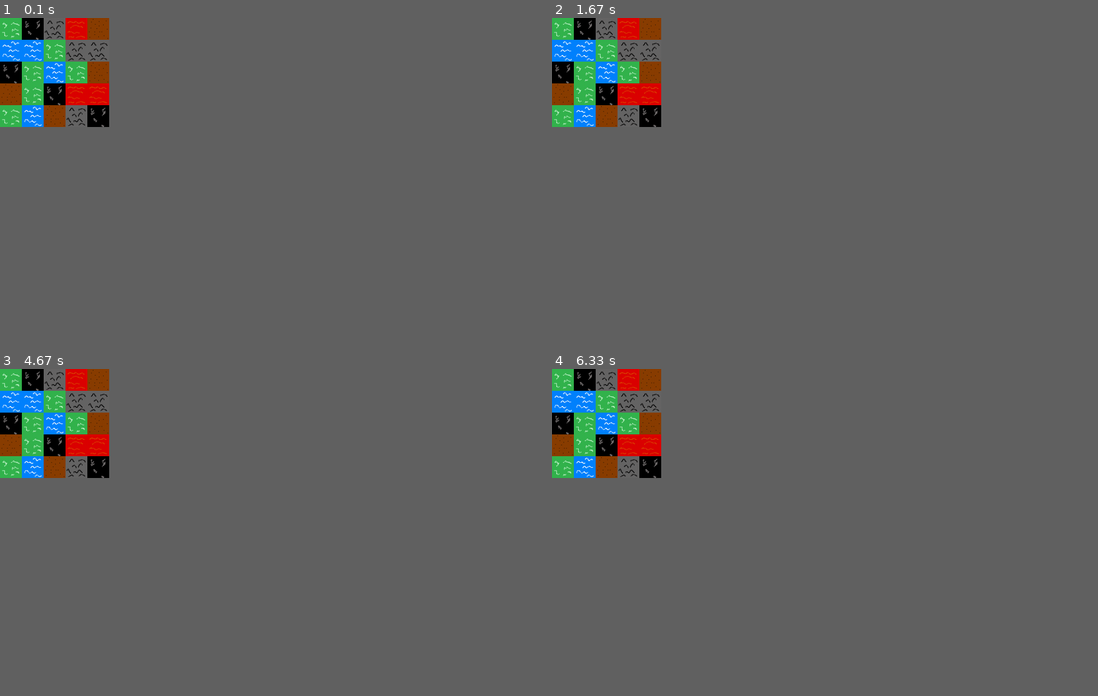
Above: before the commit, frames 1-4 (two rows, left to right).
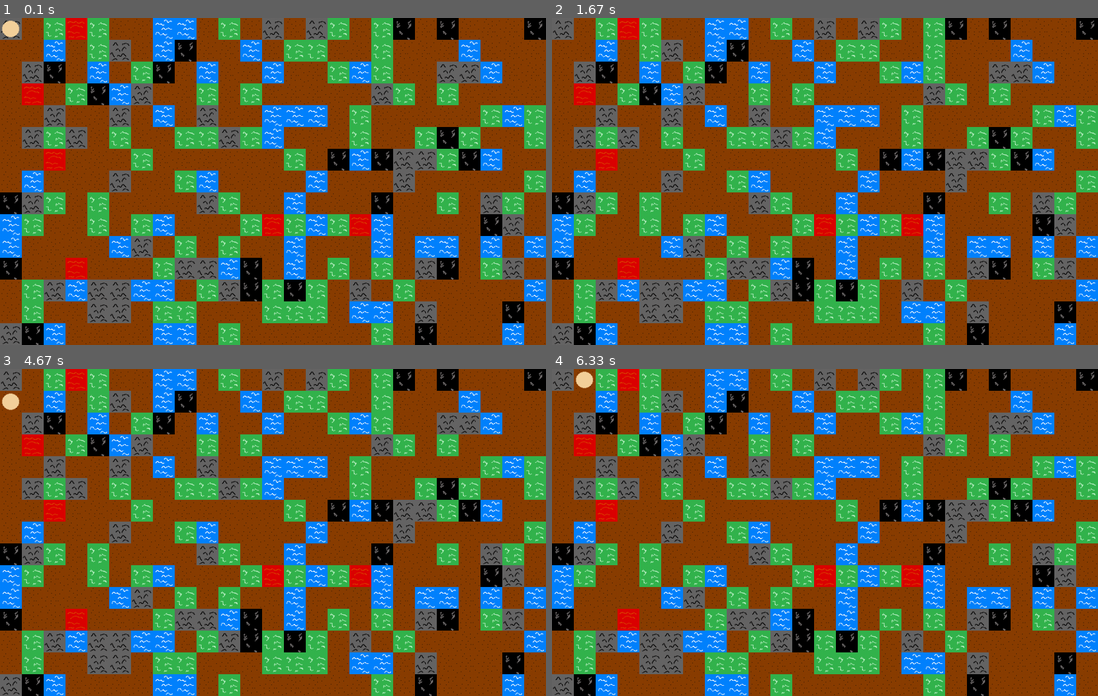
Above: after the commit, the same moments.

Repository: apollopower/pygames-examples
Game: pygame game, started from main.py
Same seed, same stepped clock (60 frames per second), same inputs: the game is played once before the commit and once after it.
Inputs:
- Up to frame 1 (0.1 s): no input
- Up to frame 2 (1.67 s): tap Enter at 0.33 s; hold D 0.67-1.13 s; hold W 1.17-1.47 s
- Up to frame 3 (4.67 s): hold A 2-2.53 s; hold S 2.57-2.87 s; hold A 2.9-3.3 s; hold D 3.73-4.37 s; hold S from 4.4 s (still down)
- Up to frame 4 (6.33 s): release S at 4.77 s; hold A 4.8-5.27 s; hold D 5.3-5.77 s; hold W 5.8-6.1 s; hold D from 6.13 s (still down)
In our replay, the window is 180x180 before the commit and 900x540 after it. These sizes can differ from the game's own. Grey fills any space a smaller window leaves; there, only what the larger window draws over its background counts as a difference.

The runs differ from the first frame. In frame 1, 51% of the frame differs, in the area x 0-100%, y 0-100%; in frame 2, 51%; in frame 3, 51%; in frame 4, 51%.

Commit message:
Moving Player

Diff:
--- a/main.py
+++ b/main.py
@@ -1,11 +1,18 @@
 # Import Pygame modele:
-import pygame, sys
+import pygame, sys, random
 
 #import some useful constants
 from pygame.locals import *
 
 #init the pygame module:
 pygame.init()
+
+
+# PLAYER DATA
+PLAYER = pygame.image.load("resources/player.png")
+# The position of the player, X & Y
+playerPos = [0,0]
+
 
 # Constants representing different resources:
 
@@ -15,16 +22,6 @@
 COAL = 3
 ROCK = 4
 LAVA = 5
-
-# A list representing a tilemap:
-tilemap = [
-    [GRASS, COAL, ROCK, LAVA,  DIRT],
-    [WATER, WATER, GRASS, ROCK, ROCK],
-    [COAL, GRASS, WATER, GRASS, DIRT],
-    [DIRT, GRASS, COAL, LAVA, LAVA],
-    [GRASS, WATER, DIRT, ROCK, COAL]
-]
-
 
 # A dictionary linking resources to textures:
 textures = {
@@ -36,17 +33,47 @@
     LAVA: pygame.image.load("resources/lava.png")
 }
 
-
 # Game Dimensions:
 TILESIZE = 40
-MAPWIDTH = 5
-MAPHEIGHT = 5
+MAPWIDTH = 25
+MAPHEIGHT = 15
 
-# Create a new drawing surface, width=300 height=300
-DISPLAYSURF = pygame.display.set_mode((MAPWIDTH * TILESIZE, MAPHEIGHT * TILESIZE), )
+
+# List of our game resources:
+resources = [DIRT, GRASS, WATER, COAL, ROCK, LAVA]
+
+# Use list comprehension to generate tilemap (initializing first to only dirt)
+tilemap = [[DIRT for w in range(MAPWIDTH)] for h in range(MAPHEIGHT)]
+
+# Create a new drawing surface
+DISPLAYSURF = pygame.display.set_mode((MAPWIDTH * TILESIZE, MAPHEIGHT * TILESIZE))
 
 # Give the window a caption:
-pygame.display.set_caption("Python Game")
+pygame.display.set_caption("Chinese Minecraft")
+
+
+# Generating Game World:
+# Loop through each row
+for rw in range(MAPHEIGHT):
+    # Loop through each column of row
+    for cl in range(MAPWIDTH):
+        randomNumber = random.randint(0,50)
+        # if 0, make it lava
+        if randomNumber == 0:
+            tile = LAVA
+        elif randomNumber >=1 and randomNumber <= 3:
+            tile = COAL
+        elif randomNumber >= 4 and randomNumber <= 10:
+            tile = WATER
+        elif randomNumber >= 11 and randomNumber <= 16:
+            tile = ROCK
+        elif randomNumber >= 17 and randomNumber <= 25:
+            tile = GRASS
+        elif randomNumber >= 26:
+            tile = DIRT
+        # Set the position on tilemap to this tile:
+        tilemap[rw][cl] = tile
+
 
 # Loop for game:
 while True:
@@ -57,6 +84,16 @@
             # End game
             pygame.quit()
             sys.exit()
+        # If a key is pressed:
+        elif event.type == KEYDOWN:
+            if event.key == K_d:
+                playerPos[0] += 1
+            elif event.key == K_a:
+                playerPos[0] -= 1
+            elif event.key == K_w:
+                playerPos[1] -= 1
+            elif event.key == K_s:
+                playerPos[1] += 1
 
     # End of event checker:
 
@@ -66,5 +103,7 @@
             # Draw the resource at that position in the tilemap
             DISPLAYSURF.blit(textures[tilemap[row][column]], (column * TILESIZE, row * TILESIZE))
 
+    # Display player in correct position:
+    DISPLAYSURF.blit(PLAYER, (playerPos[0] * TILESIZE, playerPos[1] * TILESIZE))
     # update the display:
     pygame.display.update()
Binary file added: resources/player.png
